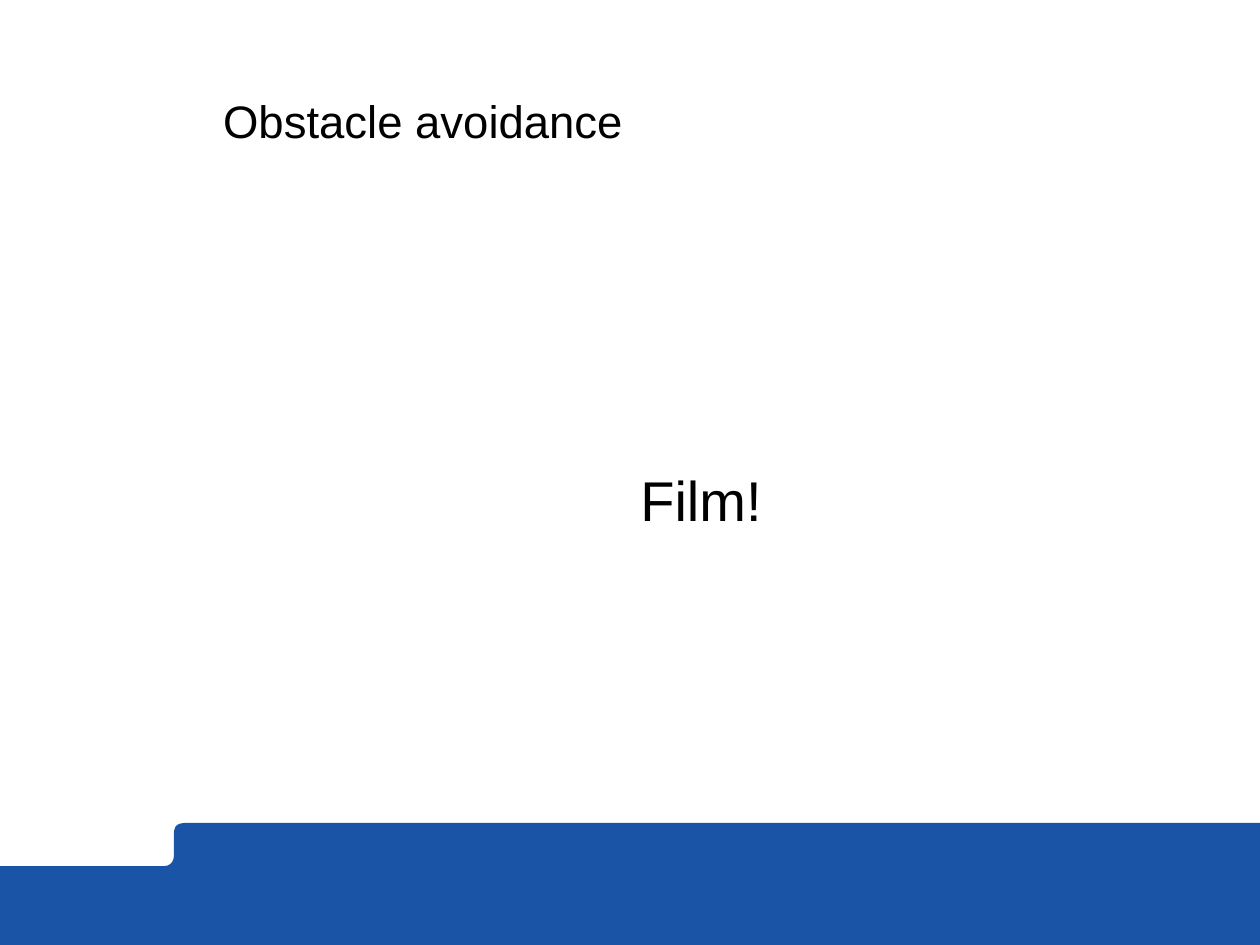
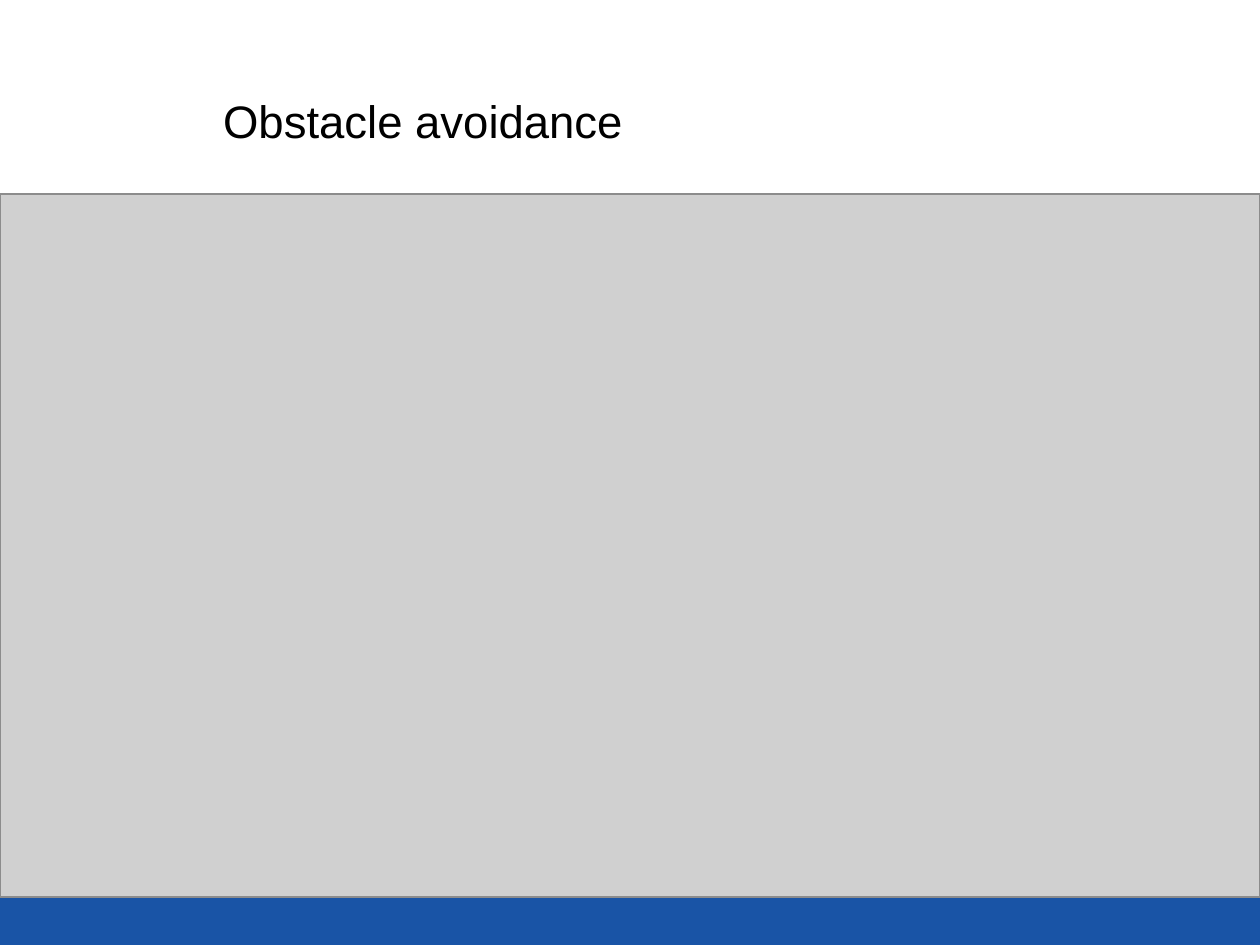
Before and after one commit to roussePaul/kampala, a slide deck: slide 14 of presentation/presentation.odp. Drawn at 1260x945 pixels with LibreOffice and Linux fonts; fonts in the diff are those of the drawing; grey boxes stand for pictures; background and template pictures are left out. Boxes give left, top, right and bottom in pixels: in the first picture for what was removed or moved away, otherwise in the second. Text is boxed around its words. In the diff, an @@ line names an element or a change of style, - is before the commit and + after.

Commit message:
Added movie off collision avoidance (and leader following)

```diff
--- a/presentation/presentation.odp
+++ b/presentation/presentation.odp
@@ picture added at [0,194,1260,897] @@
@@ text removed at [640,480,761,521] @@
-Film!
```
Also in this commit, not shown: 2 other files.
